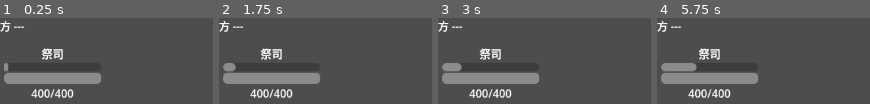
Above: before the commit, frames 1-4 (left to right).
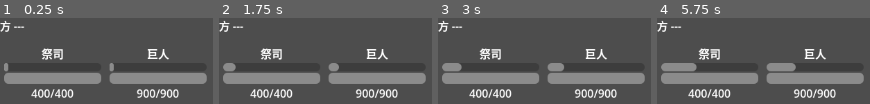
Above: after the commit, the same moments.

Repository: amazlothar/mxs
Game: Godot game, scene res://scenes/battle/battle_scene.tscn
Same seed, same stepped clock (60 frames per second), same inputs: the game is played once before the commit and once after it.
Inputs (mouse positions are in pixels of both pictures, inside the frame that each line leads up to):
- Up to frame 1 (0.25 s): no input
- Up to frame 2 (1.75 s): tap Enter at 0.5 s; move the mouse to (outside the picture) at 0.52 s; click (outside the picture) at 0.67 s; tap Space at 1.25 s; move the mouse to (outside the picture) at 1.27 s; click (outside the picture) at 1.42 s
- Up to frame 3 (3 s): tap Enter at 2 s; move the mouse to (outside the picture) at 2.02 s; click (outside the picture) at 2.17 s; tap Space at 2.75 s; move the mouse to (outside the picture) at 2.77 s; click (outside the picture) at 2.92 s
- Up to frame 4 (5.75 s): tap Enter at 3.5 s; move the mouse to (outside the picture) at 3.52 s; click (outside the picture) at 3.67 s; tap Space at 4.25 s; move the mouse to (outside the picture) at 4.27 s; click (outside the picture) at 4.42 s; move the mouse to (outside the picture) at 5.02 s; click (outside the picture) at 5.17 s

The runs differ from the first frame. In frame 1, 7.9% of the frame differs, in the area x 51-98%, y 36-94%; in frame 2, 8.2%; in frame 3, 8.4%; in frame 4, 9.0%.

Commit message:
feat: 补充测试角色至4v4（我方4个+敌方4个）

Diff:
--- a/scenes/battle/battle_scene.gd
+++ b/scenes/battle/battle_scene.gd
@@ -5,9 +5,18 @@
 
 func _ready() -> void:
 	battle_ui.setup(battle_manager)
-	var warrior_data := TestData.create_test_warrior()
-	var support_data := TestData.create_test_support()
-	var enemy_data := TestData.create_test_enemy()
-	battle_manager.start_battle([warrior_data, support_data], [enemy_data, TestData.create_test_enemy()])
+	var player_team: Array[UnitData] = [
+		TestData.create_test_warrior(),
+		TestData.create_tank(),
+		TestData.create_test_support(),
+		TestData.create_bruiser(),
+	]
+	var enemy_team: Array[UnitData] = [
+		TestData.create_enemy_slime(),
+		TestData.create_enemy_goblin(),
+		TestData.create_enemy_skeleton(),
+		TestData.create_enemy_dark_mage(),
+	]
+	battle_manager.start_battle(player_team, enemy_team)
 	battle_ui.create_unit_cards(battle_manager.player_units, battle_ui.player_container)
 	battle_ui.create_unit_cards(battle_manager.enemy_units, battle_ui.enemy_container)
--- a/scripts/data/test_data.gd
+++ b/scripts/data/test_data.gd
@@ -147,3 +147,173 @@
 	}
 	data.skills = [create_normal_attack(), create_heal_skill()]
 	return data
+
+static func create_water_strike() -> SkillData:
+	var effect := SkillEffect.new()
+	effect.effect_type = Enums.SkillEffectType.DAMAGE
+	effect.scaling_ratios = {"atk_ratio": 2.0, "hp_ratio": 0.0, "def_ratio": 0.0, "flat": 0.0}
+	var skill := SkillData.new()
+	skill.id = "water_strike"
+	skill.skill_name = "水压冲击"
+	skill.skill_type = Enums.SkillType.ACTIVE
+	skill.cooldown = 2
+	skill.multihit = 1
+	skill.target_mode = Enums.TargetMode.SINGLE_ENEMY
+	skill.effects = [effect]
+	return skill
+
+static func create_rock_smash() -> SkillData:
+	var effect := SkillEffect.new()
+	effect.effect_type = Enums.SkillEffectType.DAMAGE
+	effect.scaling_ratios = {"atk_ratio": 0.3, "hp_ratio": 0.0, "def_ratio": 2.0, "flat": 0.0}
+	var skill := SkillData.new()
+	skill.id = "rock_smash"
+	skill.skill_name = "岩碎"
+	skill.skill_type = Enums.SkillType.ACTIVE
+	skill.cooldown = 3
+	skill.multihit = 1
+	skill.target_mode = Enums.TargetMode.SINGLE_ENEMY
+	skill.effects = [effect]
+	return skill
+
+static func create_earthquake() -> SkillData:
+	var effect := SkillEffect.new()
+	effect.effect_type = Enums.SkillEffectType.DAMAGE
+	effect.scaling_ratios = {"atk_ratio": 0.3, "hp_ratio": 0.15, "def_ratio": 0.0, "flat": 0.0}
+	var skill := SkillData.new()
+	skill.id = "earthquake"
+	skill.skill_name = "大地震击"
+	skill.skill_type = Enums.SkillType.ACTIVE
+	skill.cooldown = 4
+	skill.multihit = 1
+	skill.target_mode = Enums.TargetMode.ALL_ENEMY
+	skill.effects = [effect]
+	return skill
+
+static func create_dark_bolt() -> SkillData:
+	var effect := SkillEffect.new()
+	effect.effect_type = Enums.SkillEffectType.DAMAGE
+	effect.scaling_ratios = {"atk_ratio": 3.0, "hp_ratio": 0.0, "def_ratio": 0.0, "flat": 0.0}
+	var skill := SkillData.new()
+	skill.id = "dark_bolt"
+	skill.skill_name = "暗影弹"
+	skill.skill_type = Enums.SkillType.ACTIVE
+	skill.cooldown = 3
+	skill.multihit = 1
+	skill.target_mode = Enums.TargetMode.SINGLE_ENEMY
+	skill.effects = [effect]
+	return skill
+
+static func create_tank() -> UnitData:
+	var data := UnitData.new()
+	data.id = "tank"
+	data.unit_name = "守护者"
+	data.element = Enums.Element.FIRE
+	data.unit_type = Enums.UnitType.DEFENSE
+	data.base_stats = {
+		Enums.StatType.HP: 700.0,
+		Enums.StatType.ATK: 50.0,
+		Enums.StatType.DEF: 80.0,
+		Enums.StatType.SPD: 85.0,
+		Enums.StatType.ACC: 0.0,
+		Enums.StatType.RES: 20.0,
+		Enums.StatType.CRI_RATE: 5.0,
+		Enums.StatType.CRI_DMG: 50.0,
+	}
+	data.skills = [create_normal_attack(), create_rock_smash()]
+	return data
+
+static func create_bruiser() -> UnitData:
+	var data := UnitData.new()
+	data.id = "bruiser"
+	data.unit_name = "巨人"
+	data.element = Enums.Element.WIND
+	data.unit_type = Enums.UnitType.HP
+	data.base_stats = {
+		Enums.StatType.HP: 900.0,
+		Enums.StatType.ATK: 70.0,
+		Enums.StatType.DEF: 45.0,
+		Enums.StatType.SPD: 80.0,
+		Enums.StatType.ACC: 0.0,
+		Enums.StatType.RES: 10.0,
+		Enums.StatType.CRI_RATE: 10.0,
+		Enums.StatType.CRI_DMG: 50.0,
+	}
+	data.skills = [create_normal_attack(), create_earthquake()]
+	return data
+
+static func create_enemy_slime() -> UnitData:
+	var data := UnitData.new()
+	data.id = "enemy_slime"
+	data.unit_name = "史莱姆"
+	data.element = Enums.Element.WATER
+	data.unit_type = Enums.UnitType.HP
+	data.base_stats = {
+		Enums.StatType.HP: 800.0,
+		Enums.StatType.ATK: 60.0,
+		Enums.StatType.DEF: 50.0,
+		Enums.StatType.SPD: 90.0,
+		Enums.StatType.ACC: 0.0,
+		Enums.StatType.RES: 15.0,
+		Enums.StatType.CRI_RATE: 10.0,
+		Enums.StatType.CRI_DMG: 50.0,
+	}
+	data.skills = [create_normal_attack()]
+	return data
+
+static func create_enemy_goblin() -> UnitData:
+	var data := UnitData.new()
+	data.id = "enemy_goblin"
+	data.unit_name = "哥布林"
+	data.element = Enums.Element.WIND
+	data.unit_type = Enums.UnitType.ATTACK
+	data.base_stats = {
+		Enums.StatType.HP: 350.0,
+		Enums.StatType.ATK: 100.0,
+		Enums.StatType.DEF: 25.0,
+		Enums.StatType.SPD: 120.0,
+		Enums.StatType.ACC: 10.0,
+		Enums.StatType.RES: 0.0,
+		Enums.StatType.CRI_RATE: 25.0,
+		Enums.StatType.CRI_DMG: 60.0,
+	}
+	data.skills = [create_normal_attack(), create_water_strike()]
+	return data
+
+static func create_enemy_skeleton() -> UnitData:
+	var data := UnitData.new()
+	data.id = "enemy_skeleton"
+	data.unit_name = "骷髅兵"
+	data.element = Enums.Element.FIRE
+	data.unit_type = Enums.UnitType.DEFENSE
+	data.base_stats = {
+		Enums.StatType.HP: 600.0,
+		Enums.StatType.ATK: 55.0,
+		Enums.StatType.DEF: 70.0,
+		Enums.StatType.SPD: 75.0,
+		Enums.StatType.ACC: 0.0,
+		Enums.StatType.RES: 10.0,
+		Enums.StatType.CRI_RATE: 5.0,
+		Enums.StatType.CRI_DMG: 50.0,
+	}
+	data.skills = [create_normal_attack(), create_rock_smash()]
+	return data
+
+static func create_enemy_dark_mage() -> UnitData:
+	var data := UnitData.new()
+	data.id = "enemy_dark_mage"
+	data.unit_name = "暗影法师"
+	data.element = Enums.Element.DARK
+	data.unit_type = Enums.UnitType.ATTACK
+	data.base_stats = {
+		Enums.StatType.HP: 300.0,
+		Enums.StatType.ATK: 130.0,
+		Enums.StatType.DEF: 20.0,
+		Enums.StatType.SPD: 105.0,
+		Enums.StatType.ACC: 20.0,
+		Enums.StatType.RES: 10.0,
+		Enums.StatType.CRI_RATE: 30.0,
+		Enums.StatType.CRI_DMG: 70.0,
+	}
+	data.skills = [create_normal_attack(), create_dark_bolt()]
+	return data
